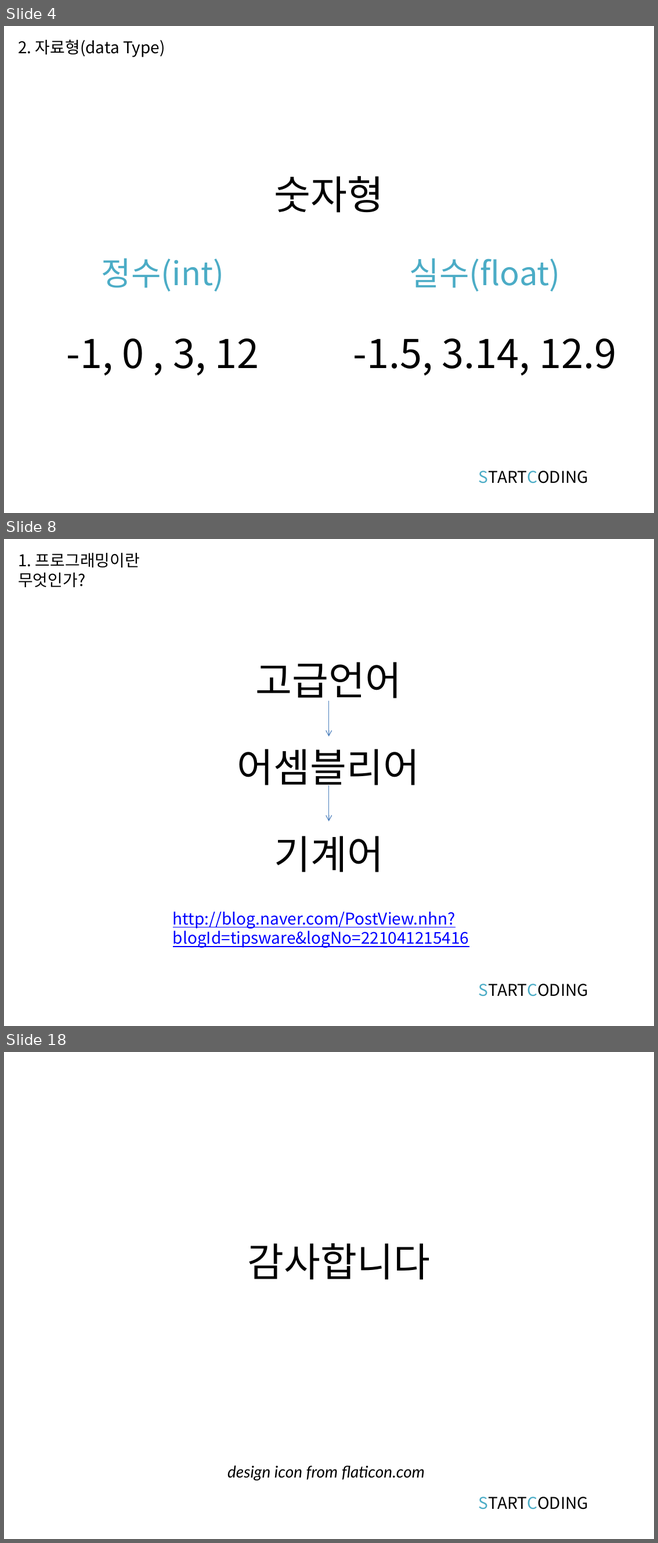
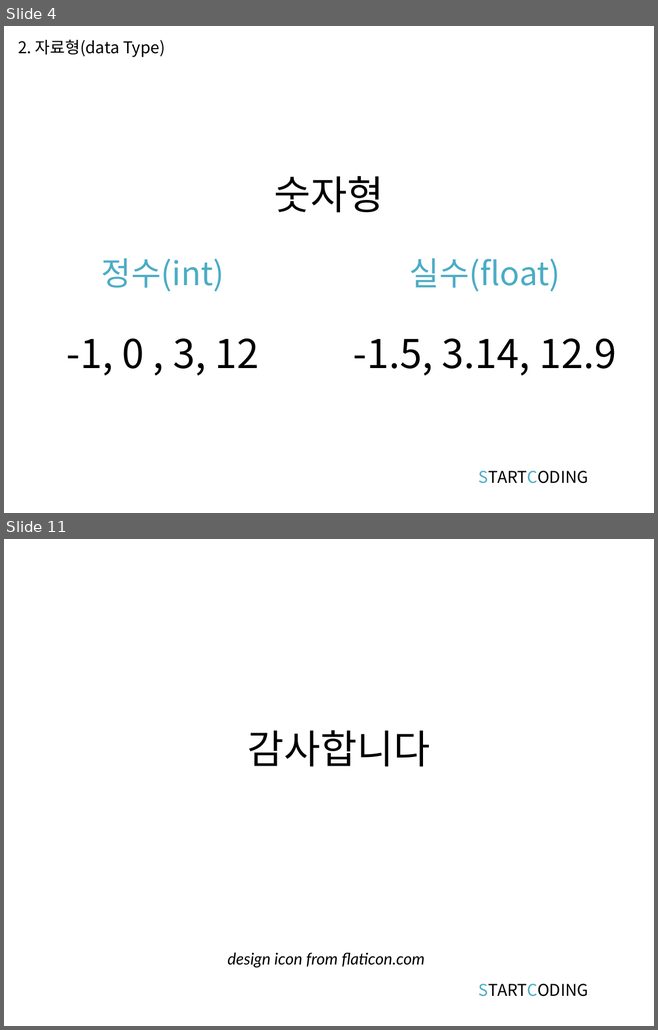
Before and after one commit to kwonkijun/python, a slide deck: 파이썬기초(PPT)/파이썬 기초 2강_자료형과 변수.pptx. Shown one above the other, each under a label of ours: slides 4, 8 and 18 before the commit, slides 4 and 11 after it; the slides between them are not shown. The pictures are 658x1543 and 658x1030 pixels, drawn with LibreOffice and Linux fonts; fonts in the diff are those of the drawing. Boxes give left, top, right and bottom in pixels: in the first picture for what was removed or moved away, otherwise in the second. Text is boxed around its words. In the diff, an @@ line names an element or a change of style, - is before the commit and + after.

```diff
--- a/파이썬기초(PPT)/파이썬 기초 2강_자료형과 변수.pptx
+++ b/파이썬기초(PPT)/파이썬 기초 2강_자료형과 변수.pptx
@@ slide 8 removed at [4, 539, 654, 1026], background #FFFFFF @@
@@ text removed at [18, 553, 140, 587] @@
-1. 프로그래밍이란 무엇인가?
@@ text removed at [256, 662, 402, 705] @@
-고급언어
@@ arrow removed from (329, 701) to (329, 736) @@
@@ title removed at [237, 749, 419, 792] @@
-어셈블리어
@@ arrow removed from (329, 786) to (329, 821) @@
@@ text removed at [274, 836, 383, 873] @@
-기계어
@@ text removed at [173, 911, 469, 948] @@
-http://blog.naver.com/PostView.nhn?blogId=tipsware&logNo=221041215416
@@ text removed at [478, 984, 588, 997] @@
-STARTCODING
@@ what was slide 18 is now slide 11 @@
```
Also in this commit, not shown: 2 slides changed, 4 slides added, 10 other slides removed, 2 other files.
